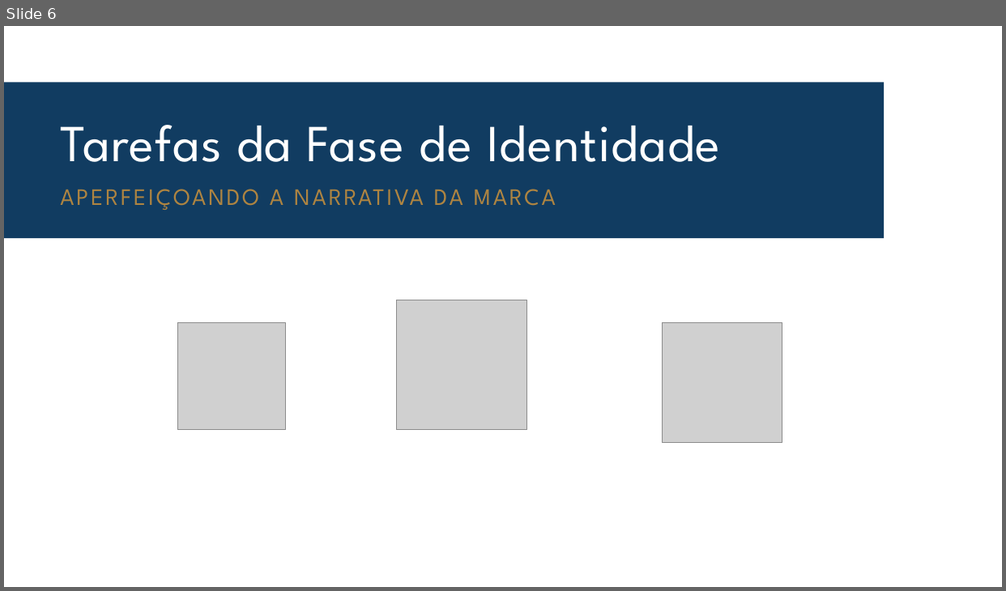
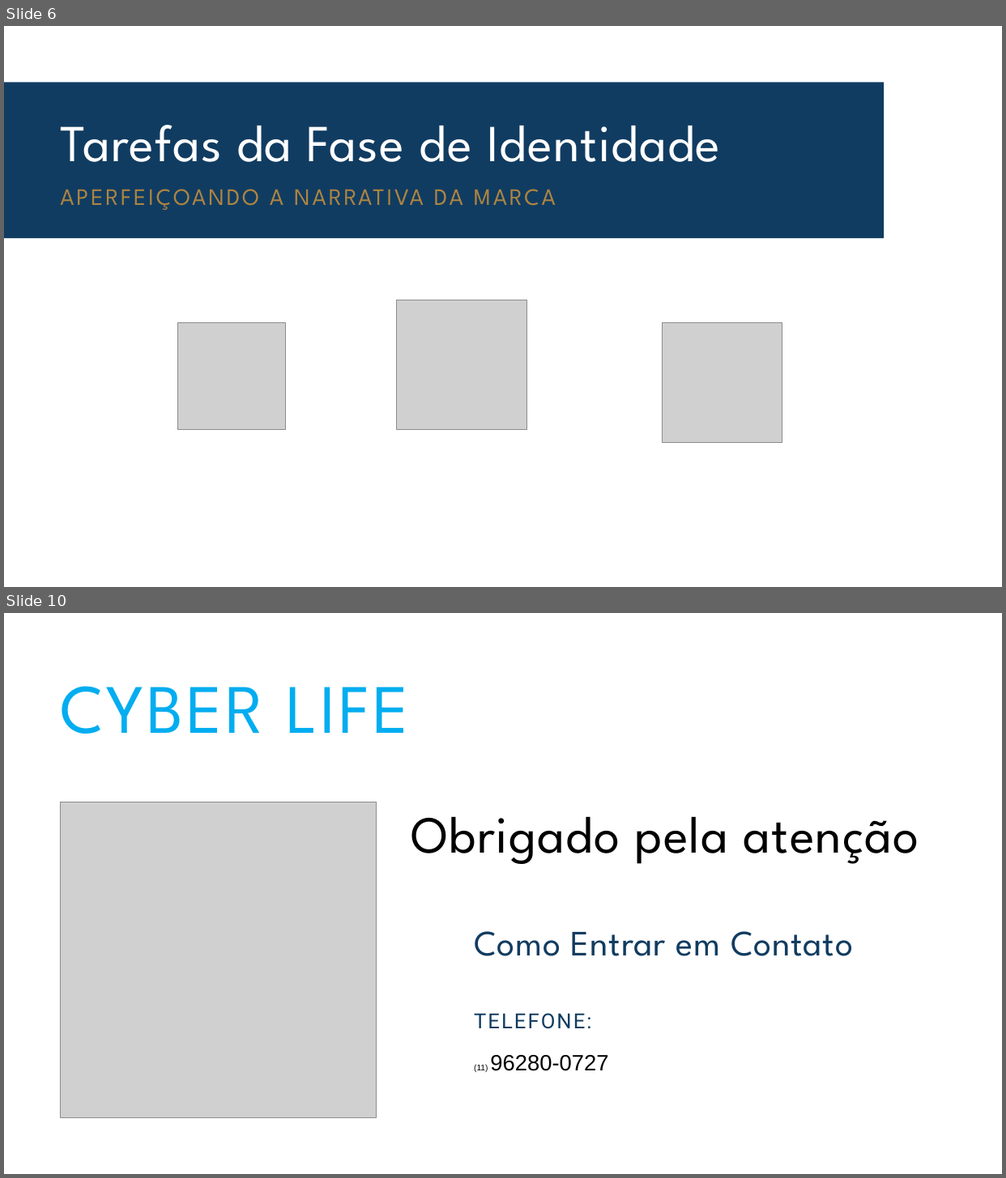
Before and after one commit to dasSouza/CyberLife, a slide deck: documentos/cyber life.pptx. Shown one above the other, each under a label of ours: slide 6 before the commit, slides 6 and 10 after it; the slides between them are not shown. The pictures are 1006x591 and 1006x1178 pixels, drawn with LibreOffice and Linux fonts; fonts in the diff are those of the drawing; grey boxes stand for pictures. Boxes give left, top, right and bottom in pixels: in the first picture for what was removed or moved away, otherwise in the second. Text is boxed around its words. In the diff, an @@ line names an element or a change of style, - is before the commit and + after.

```diff
--- a/documentos/cyber life.pptx
+++ b/documentos/cyber life.pptx
@@ slide 10 added at [4, 613, 1002, 1174], background #FFFFFF @@
@@ text added at [60, 686, 409, 734], 100 pt, text #02ADF0 @@
+CYBER LIFE
@@ picture added at [60, 802, 377, 1118] @@
@@ text added at [411, 817, 919, 864], 75 pt, text #000000 @@
+Obrigado pela atenção
@@ text added at [474, 931, 853, 956], 51.5 pt, text #113C61 @@
+Como Entrar em Contato
@@ text added at [474, 1013, 608, 1072], 32 pt, text #000000 @@
+TELEFONE:
+(11) 96280-0727
```
Also in this commit, not shown: 4 slides changed, 2 other slides added, 3 slides removed.
